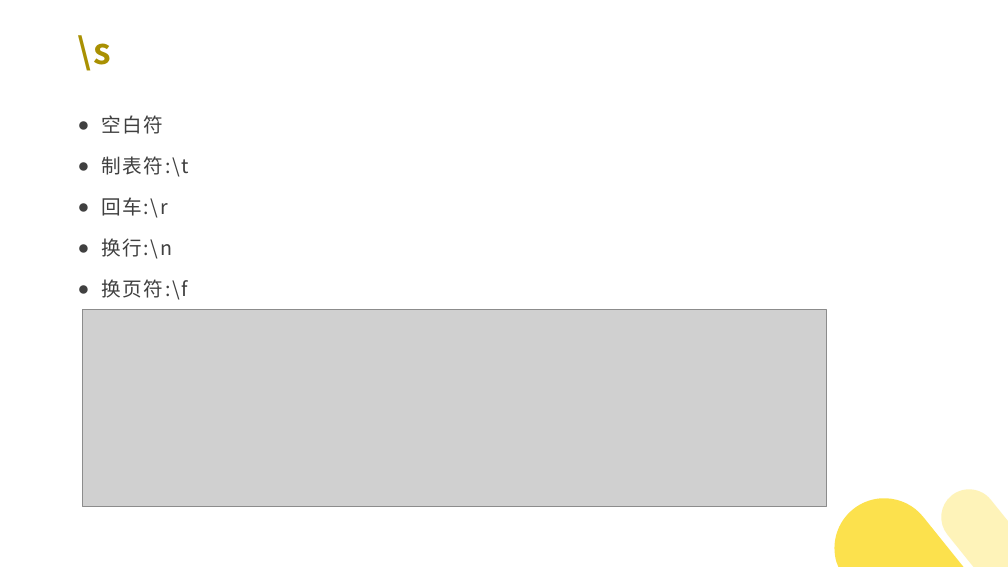
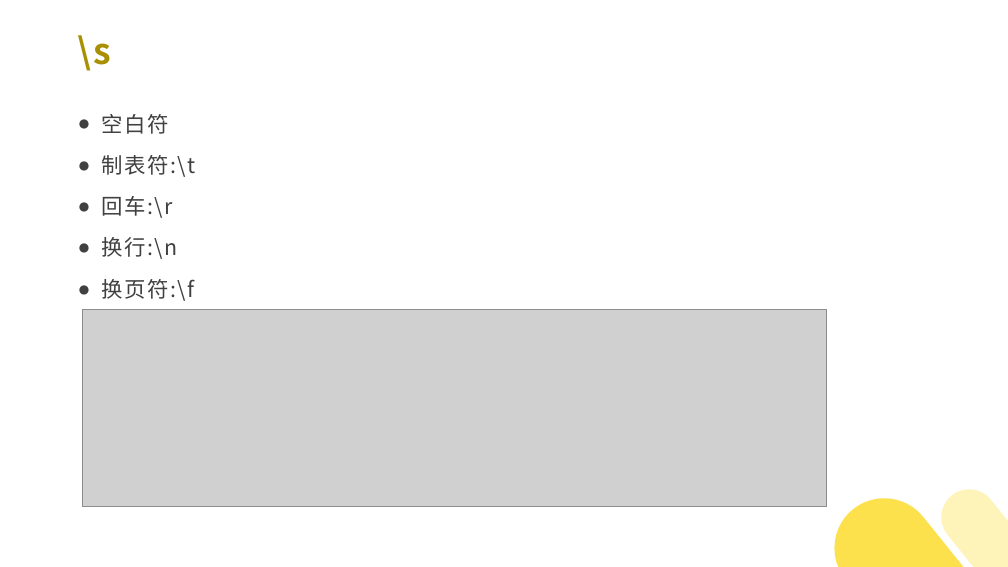
Before and after one commit to 382615666/note, a slide deck: slide 15 of 正则表达式/正则表达式.pptx. Drawn at 1008x567 pixels with LibreOffice and Linux fonts; fonts in the diff are those of the drawing; grey boxes stand for pictures; background and template pictures are left out. Boxes give left, top, right and bottom in pixels: in the first picture for what was removed or moved away, otherwise in the second. Text is boxed around its words. In the diff, an @@ line names an element or a change of style, - is before the commit and + after.

```diff
--- a/正则表达式/正则表达式.pptx
+++ b/正则表达式/正则表达式.pptx
@@ text "空白符" at bbox=[101, 114, 196, 301]: size 18.7 to 20.4 pt; line spacing 1.3 to 1.2 @@
```
Also in this commit, not shown: 8 other slides changed, 1 other file.
